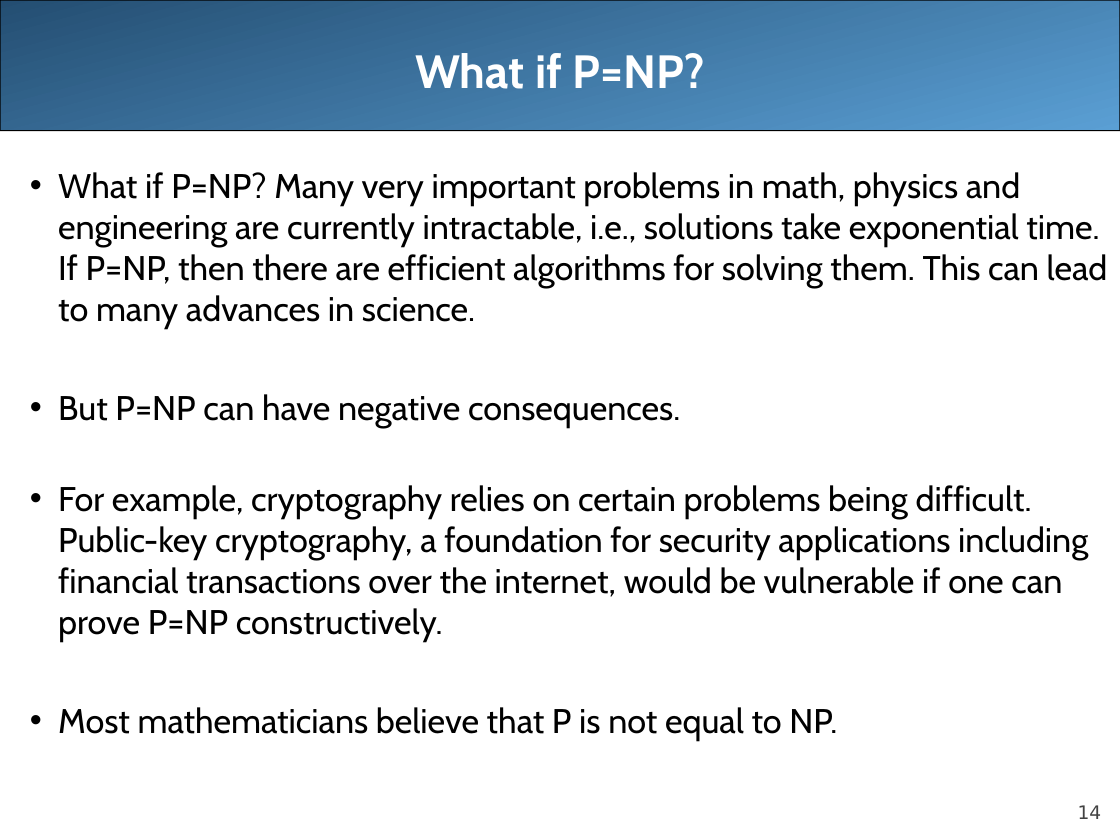
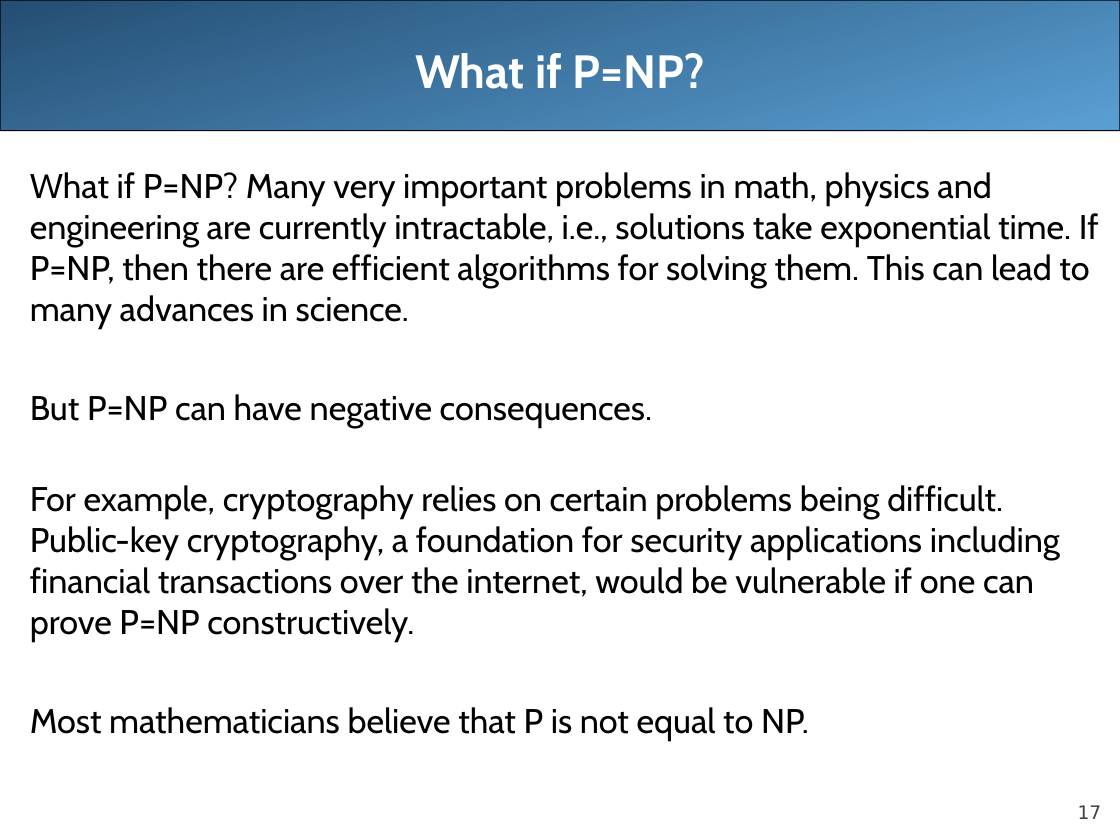
Before and after one commit to LongBaoNguyen/longbaonguyen.github.io, a slide deck: slide 17 of courses/apcsa/lecture12.ppt (slide 14 before the commit). Drawn at 1120x840 pixels with LibreOffice and Linux fonts; fonts in the diff are those of the drawing. Boxes give left, top, right and bottom in pixels: in the first picture for what was removed or moved away, otherwise in the second. Text is boxed around its words. In the diff, an @@ line names an element or a change of style, - is before the commit and + after.

```diff
--- a/courses/apcsa/lecture12.ppt
+++ b/courses/apcsa/lecture12.ppt
@@ text "What if P=NP? Many very ..." at (x1=30, y1=172, x2=1099, y2=742): bullet • to none @@
@@ page number at (x1=1078, y1=805, x2=1102, y2=819): text changed @@
-14
+17
```
Also in this commit, not shown: 5 other slides changed, 8 slides added, 2 slides removed, 2 other files.
